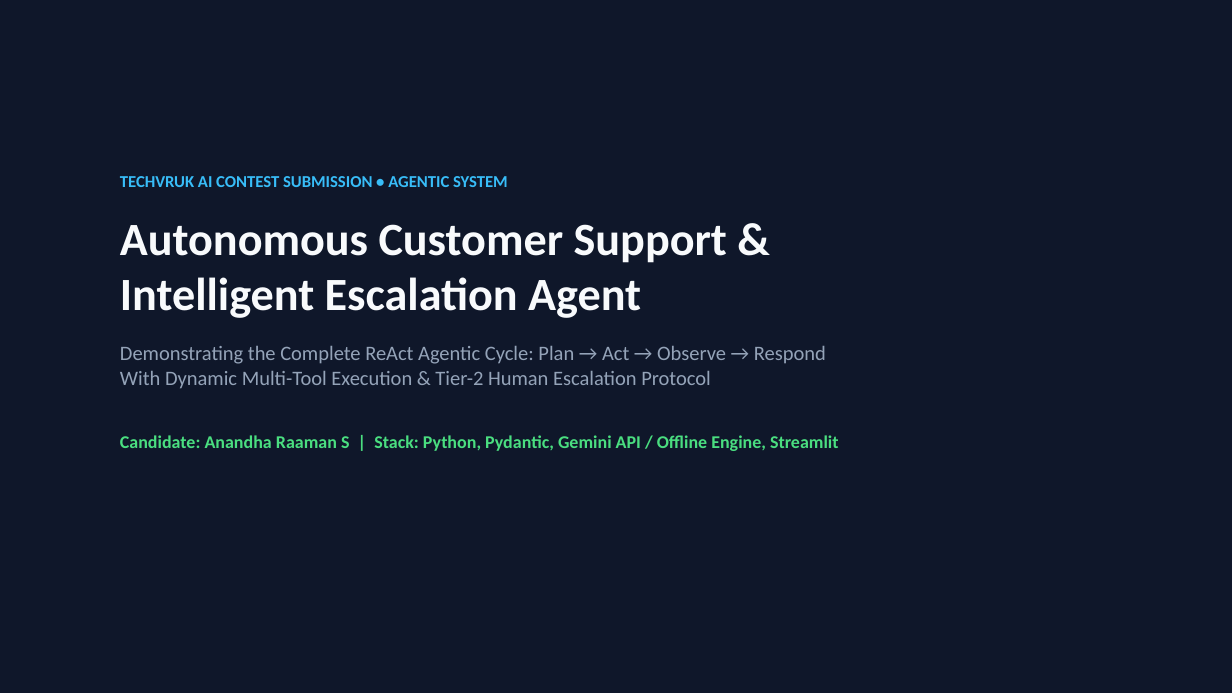
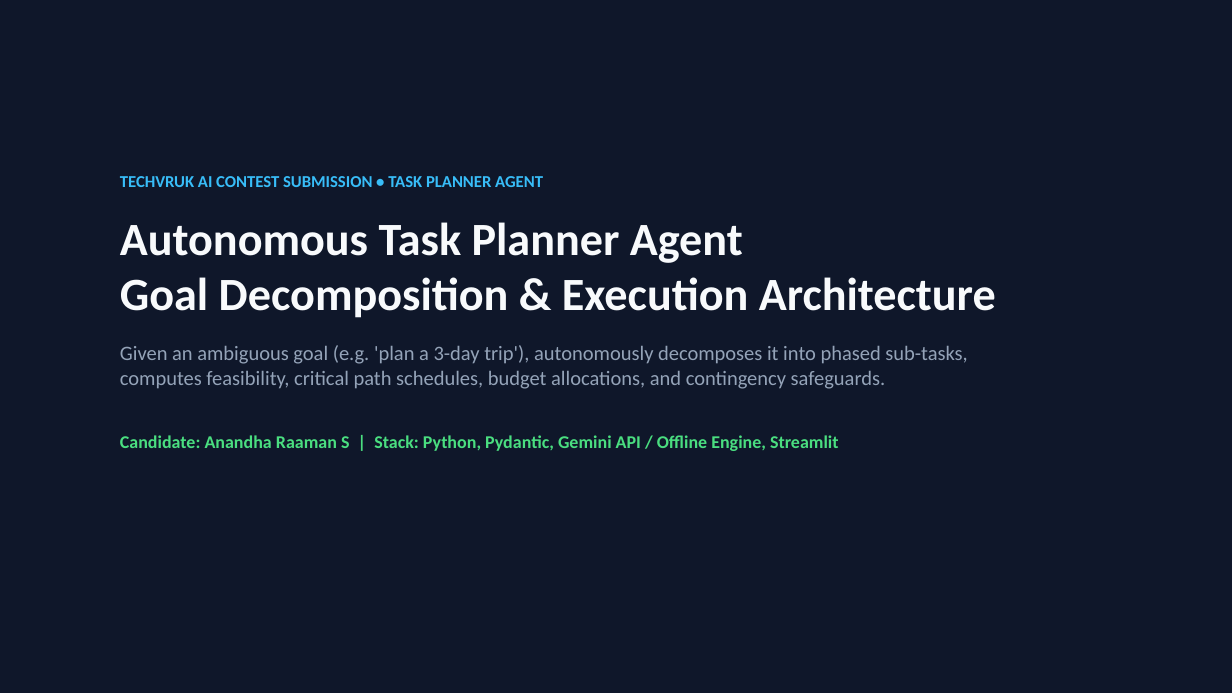
Before and after one commit to Anandha-raaman/Chatbot-Techvruk, a slide deck: slide 1 of Techvruk_Agentic_System_Presentation.pptx. Drawn at 1232x693 pixels with LibreOffice and Linux fonts; fonts in the diff are those of the drawing. Boxes give left, top, right and bottom in pixels: in the first picture for what was removed or moved away, otherwise in the second. Text is boxed around its words. In the diff, an @@ line names an element or a change of style, - is before the commit and + after.

Commit message:
feat: implement Task Planner Agent with ReAct goal decomposition, 3-day trip benchmark, and updated PPTX deck

```diff
--- a/Techvruk_Agentic_System_Presentation.pptx
+++ b/Techvruk_Agentic_System_Presentation.pptx
@@ text at <box>120,176,996,389</box>: text changed @@
-TECHVRUK AI CONTEST SUBMISSION • AGENTIC SYSTEM
-Autonomous Customer Support &
-Intelligent Escalation Agent
-Demonstrating the Complete ReAct Agentic Cycle: Plan → Act → Observe → Respond
-With Dynamic Multi-Tool Execution & Tier-2 Human Escalation Protocol
+TECHVRUK AI CONTEST SUBMISSION • TASK PLANNER AGENT
+Autonomous Task Planner Agent
+Goal Decomposition & Execution Architecture
+Given an ambiguous goal (e.g. 'plan a 3-day trip'), autonomously decomposes it into phased sub-tasks,
+computes feasibility, critical path schedules, budget allocations, and contingency safeguards.
```
Also in this commit, not shown: 3 other slides changed, 1 slide added, 1 slide removed, 17 other files.
